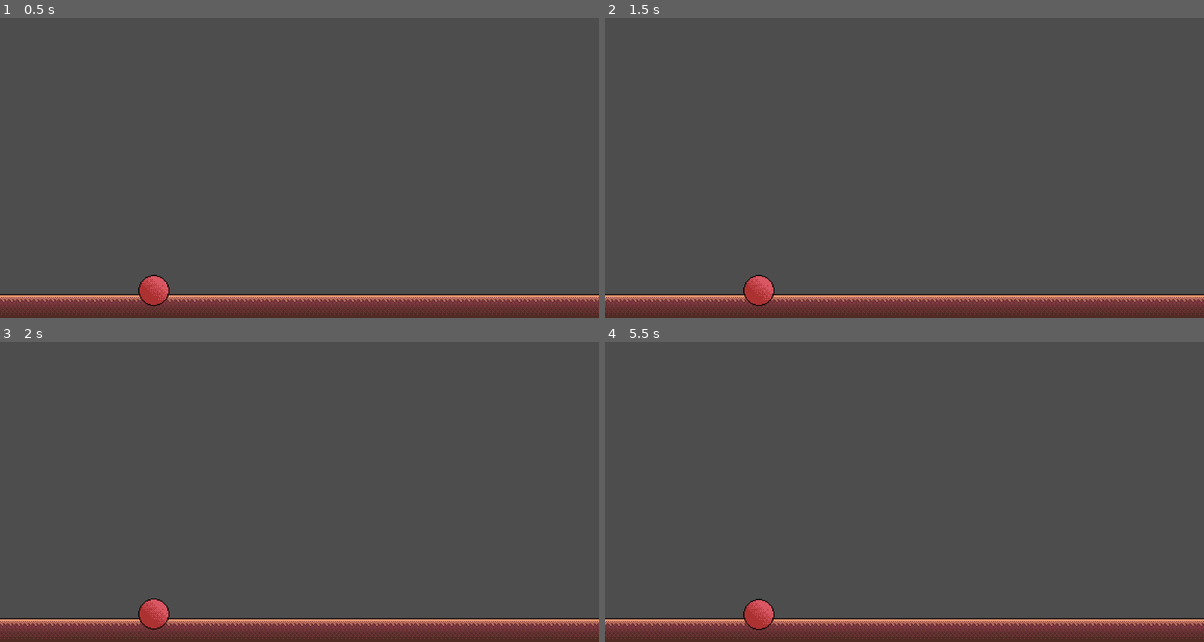
Above: before the commit, frames 1-4 (two rows, left to right).
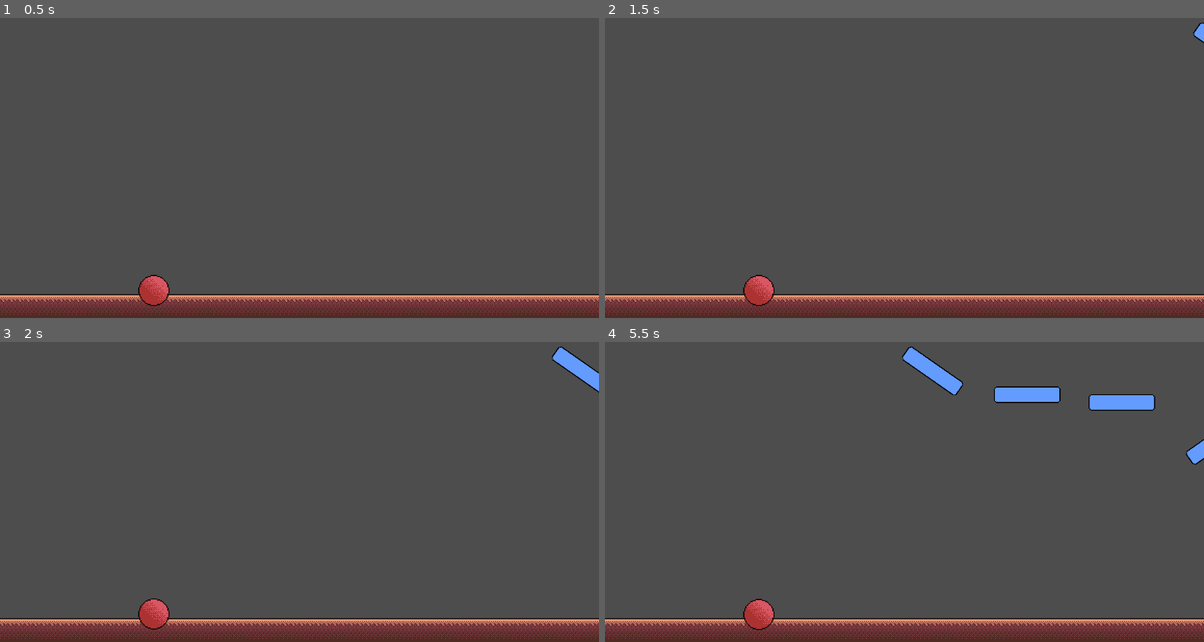
Above: after the commit, the same moments.

Repository: Mvgedev/joyride
Game: Godot game, scene res://scenes/game_scene.tscn
Two runs of this game, one before a commit and one after it. Both use one fixed random seed, a clock stepped at 60 frames per second and the inputs below.
Inputs:
- Up to frame 1 (0.5 s): no input
- Up to frame 2 (1.5 s): tap Enter (ui_accept) at 0.5, 0.77 s
- Up to frame 3 (2 s): tap Enter (ui_accept) at 1.52 s
- Up to frame 4 (5.5 s): tap Enter (ui_accept) at 3.02, 3.77, 4.52 s

Frame 1 is identical in both runs. In frame 2, less than 0.1% of the frame differs, in the area x 98-100%, y 1-9%; in frame 3, 0.5%; in frame 4, 2.0%, in the area x 49-100%, y 1-41%.

Commit message:
Hazard Management
- Added Hazard node as a Node2D child
- Added Killzone Area2D Node to manage collisions with player
- Added Hazard node for Enemy, Zapper and Missile (+ Missile warning)
- Added spawn logic for Zapper and Enemy
- Added despawn logic for hazards
TODO :
- Handle missiles (+ warning) system
- Health system and collision management with Hazard through Killzone

Diff:
--- /dev/null
+++ b/assets/sprite/zapper.gd
@@ -0,0 +1,24 @@
+extends Hazard
+
+func _ready() -> void:
+	rotation_spawn()
+
+func rotation_spawn():
+	var rot = 0
+	var i = randi_range(0,3)
+	print("Valeur de i: " + str(i))
+	match i:
+		0:
+			pass
+		1:
+			rot = -35
+		2:
+			rot = 90
+		3:
+			rot = 35
+	print("Valeur de rot: " + str(rot))
+	global_rotation_degrees = rot
+	position.y = randf_range(45, 250)
+
+func _process(delta: float) -> void:
+	position.x -= game_manager.zapper_speed * delta
--- a/scenes/enemy.tscn
+++ b/scenes/enemy.tscn
@@ -1,5 +1,6 @@
-[gd_scene load_steps=6 format=3 uid="uid://u0mvqkunudvx"]
+[gd_scene load_steps=7 format=3 uid="uid://u0mvqkunudvx"]
 
+[ext_resource type="Script" uid="uid://ddvlsv5a3nfbc" path="res://scripts/enemy.gd" id="1_4ra3w"]
 [ext_resource type="Texture2D" uid="uid://cxfrw8ah20vo5" path="res://assets/sprite/Enemy.png" id="1_7p1mj"]
 [ext_resource type="PackedScene" uid="uid://cd1ymsqih0ag7" path="res://scenes/killzone.tscn" id="2_md0e3"]
 
@@ -22,11 +23,14 @@
 radius = 14.035668
 
 [node name="Enemy" type="Node2D"]
+script = ExtResource("1_4ra3w")
+metadata/_custom_type_script = "uid://cgdi7gm0xukj2"
 
 [node name="AnimatedSprite2D" type="AnimatedSprite2D" parent="."]
 sprite_frames = SubResource("SpriteFrames_4ra3w")
 
 [node name="Killzone" parent="." instance=ExtResource("2_md0e3")]
+collision_mask = 3
 
 [node name="CollisionShape2D" type="CollisionShape2D" parent="Killzone"]
 shape = SubResource("CircleShape2D_4ra3w")
--- a/scenes/game_scene.tscn
+++ b/scenes/game_scene.tscn
@@ -1,7 +1,9 @@
-[gd_scene load_steps=5 format=3 uid="uid://k6ipuwviptmf"]
+[gd_scene load_steps=7 format=3 uid="uid://k6ipuwviptmf"]
 
 [ext_resource type="Texture2D" uid="uid://c0yng87jdr4hu" path="res://assets/sprite/bg_ground.png" id="1_onqr8"]
 [ext_resource type="PackedScene" uid="uid://bhell6isufwvh" path="res://scenes/player_character.tscn" id="1_w5aja"]
+[ext_resource type="Script" uid="uid://ca4x823pat04k" path="res://scripts/game_manager.gd" id="1_ycayy"]
+[ext_resource type="Script" uid="uid://clyuxkpo30lwg" path="res://scripts/hazard_manager.gd" id="2_bw6k5"]
 
 [sub_resource type="SegmentShape2D" id="SegmentShape2D_lxttp"]
 b = Vector2(0, 307)
@@ -13,6 +15,10 @@
 [node name="GameScene" type="Node2D"]
 
 [node name="GameManager" type="Node" parent="."]
+script = ExtResource("1_ycayy")
+
+[node name="HazardManager" type="Node" parent="GameManager"]
+script = ExtResource("2_bw6k5")
 
 [node name="Landscape" type="Node" parent="."]
 
@@ -53,9 +59,13 @@
 [node name="CollisionShape2D" type="CollisionShape2D" parent="Borders/Ceiling"]
 shape = SubResource("SegmentShape2D_w5aja")
 
+[node name="Hazards" type="Node" parent="."]
+
 [node name="Camera2D" type="Camera2D" parent="."]
 anchor_mode = 0
 zoom = Vector2(2, 2)
 
 [node name="PlayerCharacter" parent="." instance=ExtResource("1_w5aja")]
 position = Vector2(148, 293)
+
+[connection signal="area_entered" from="Borders/BorderLeft" to="GameManager" method="_on_border_left_area_entered"]
--- /dev/null
+++ b/scenes/hazard.tscn
@@ -0,0 +1,6 @@
+[gd_scene load_steps=2 format=3 uid="uid://da7uti2i34tw8"]
+
+[ext_resource type="Script" uid="uid://cgdi7gm0xukj2" path="res://scripts/hazard.gd" id="1_rxmjj"]
+
+[node name="Hazard" type="Node2D"]
+script = ExtResource("1_rxmjj")
--- a/scenes/killzone.tscn
+++ b/scenes/killzone.tscn
@@ -1,3 +1,8 @@
-[gd_scene format=3 uid="uid://cd1ymsqih0ag7"]
+[gd_scene load_steps=2 format=3 uid="uid://cd1ymsqih0ag7"]
+
+[ext_resource type="Script" uid="uid://dw07e25x222j2" path="res://scripts/killzone.gd" id="1_xlapc"]
 
 [node name="Killzone" type="Area2D"]
+script = ExtResource("1_xlapc")
+
+[connection signal="body_entered" from="." to="." method="_on_body_entered"]
--- a/scenes/missile.tscn
+++ b/scenes/missile.tscn
@@ -1,6 +1,7 @@
-[gd_scene load_steps=6 format=3 uid="uid://c2ss2gwb88fr"]
+[gd_scene load_steps=7 format=3 uid="uid://c2ss2gwb88fr"]
 
 [ext_resource type="Texture2D" uid="uid://c4vrikhv17vlh" path="res://assets/sprite/Missile.png" id="1_6cx5e"]
+[ext_resource type="Script" uid="uid://cx7x8wkov0f0t" path="res://scripts/missile.gd" id="1_35udt"]
 [ext_resource type="PackedScene" uid="uid://cd1ymsqih0ag7" path="res://scenes/killzone.tscn" id="2_35udt"]
 
 [sub_resource type="AtlasTexture" id="AtlasTexture_2swxv"]
@@ -23,11 +24,14 @@
 height = 28.0
 
 [node name="Missile" type="Node2D"]
+script = ExtResource("1_35udt")
+metadata/_custom_type_script = "uid://cgdi7gm0xukj2"
 
 [node name="AnimatedSprite2D" type="AnimatedSprite2D" parent="."]
 sprite_frames = SubResource("SpriteFrames_bd00w")
 
 [node name="Killzone" parent="." instance=ExtResource("2_35udt")]
+collision_mask = 3
 
 [node name="CollisionShape2D" type="CollisionShape2D" parent="Killzone"]
 rotation = 1.5707964
--- a/scenes/missile_warning.tscn
+++ b/scenes/missile_warning.tscn
@@ -1,5 +1,6 @@
-[gd_scene load_steps=4 format=3 uid="uid://5ge2e7wu22vs"]
+[gd_scene load_steps=5 format=3 uid="uid://5ge2e7wu22vs"]
 
+[ext_resource type="Script" uid="uid://dp5g3xfwb2snr" path="res://scripts/missile_warning.gd" id="1_mvnof"]
 [ext_resource type="Texture2D" uid="uid://c32vakutvlyqh" path="res://assets/sprite/Warning.png" id="1_t31tr"]
 
 [sub_resource type="AtlasTexture" id="AtlasTexture_mvnof"]
@@ -18,6 +19,8 @@
 }]
 
 [node name="Missile Warning" type="Node2D"]
+script = ExtResource("1_mvnof")
+metadata/_custom_type_script = "uid://cgdi7gm0xukj2"
 
 [node name="AnimatedSprite2D" type="AnimatedSprite2D" parent="."]
 sprite_frames = SubResource("SpriteFrames_8twbt")
--- a/scenes/player_character.tscn
+++ b/scenes/player_character.tscn
@@ -24,17 +24,6 @@
 [sub_resource type="CircleShape2D" id="CircleShape2D_6r27q"]
 radius = 14.035668
 
-[sub_resource type="ParticleProcessMaterial" id="ParticleProcessMaterial_6r27q"]
-particle_flag_disable_z = true
-emission_shape = 1
-emission_sphere_radius = 5.0
-spread = 0.0
-angular_velocity_min = -1.6093254e-05
-angular_velocity_max = -1.6093254e-05
-gravity = Vector3(0, 98, 0)
-scale_max = 3.0
-color = Color(1, 0.9098039, 0, 1)
-
 [node name="PlayerCharacter" type="RigidBody2D"]
 z_index = 5
 collision_layer = 2
@@ -55,14 +44,13 @@
 [node name="CollisionShape2D" type="CollisionShape2D" parent="Area2D"]
 shape = SubResource("CircleShape2D_6r27q")
 
-[node name="GPUParticles2D" type="GPUParticles2D" parent="."]
+[node name="CPUParticles2D" type="CPUParticles2D" parent="."]
 position = Vector2(0, 13)
 emitting = false
-amount = 40
-lifetime = 1.5
-speed_scale = 2.0
-randomness = 0.3
-process_material = SubResource("ParticleProcessMaterial_6r27q")
+amount = 20
+emission_shape = 1
+emission_sphere_radius = 3.5
+spread = 60.0
 
 [connection signal="body_entered" from="Area2D" to="." method="_on_area_2d_body_entered"]
 [connection signal="body_exited" from="Area2D" to="." method="_on_area_2d_body_exited"]
--- a/scenes/zapper.tscn
+++ b/scenes/zapper.tscn
@@ -1,6 +1,7 @@
-[gd_scene load_steps=6 format=3 uid="uid://glftydw8buuf"]
+[gd_scene load_steps=7 format=3 uid="uid://glftydw8buuf"]
 
 [ext_resource type="Texture2D" uid="uid://xib48otgrg5" path="res://assets/sprite/Zapper.png" id="1_iivta"]
+[ext_resource type="Script" uid="uid://crhomen136pj3" path="res://assets/sprite/zapper.gd" id="1_tgqbo"]
 [ext_resource type="PackedScene" uid="uid://cd1ymsqih0ag7" path="res://scenes/killzone.tscn" id="2_rwb7l"]
 
 [sub_resource type="AtlasTexture" id="AtlasTexture_rwb7l"]
@@ -19,16 +20,18 @@
 }]
 
 [sub_resource type="RectangleShape2D" id="RectangleShape2D_tgqbo"]
-size = Vector2(14, 60)
+size = Vector2(61, 12)
 
 [node name="Zapper" type="Node2D"]
+script = ExtResource("1_tgqbo")
+metadata/_custom_type_script = "uid://cgdi7gm0xukj2"
 
 [node name="AnimatedSprite2D" type="AnimatedSprite2D" parent="."]
 sprite_frames = SubResource("SpriteFrames_tgqbo")
 
 [node name="Killzone" parent="." instance=ExtResource("2_rwb7l")]
+collision_mask = 3
 
 [node name="CollisionShape2D" type="CollisionShape2D" parent="Killzone"]
-position = Vector2(0, -4.5896954e-07)
-rotation = 1.5707964
+position = Vector2(-0.5, 0)
 shape = SubResource("RectangleShape2D_tgqbo")
--- /dev/null
+++ b/scripts/enemy.gd
@@ -0,0 +1,12 @@
+extends Hazard
+
+var offset_enemy = 10
+
+# Called when the node enters the scene tree for the first time.
+func _ready() -> void:
+	position.y = get_tree().current_scene.get_node("Borders/Ground").position.y - offset_enemy
+
+
+# Called every frame. 'delta' is the elapsed time since the previous frame.
+func _process(delta: float) -> void:
+	position.x -= game_manager.enemy_speed * delta
--- /dev/null
+++ b/scripts/game_manager.gd
@@ -0,0 +1,39 @@
+extends Node
+
+# Spawners
+@onready var border_right: Area2D = $"../Borders/BorderRight"
+
+# Hazard Manager
+@onready var hazard_manager: Node = $HazardManager
+var zapper_speed = 70
+var enemy_speed = 110
+var missile_speed = 150
+
+# Called when the node enters the scene tree for the first time.
+func _ready() -> void:
+	spawn_hazard()
+	await get_tree().create_timer(1.3).timeout
+	spawn_hazard()
+	await get_tree().create_timer(1.3).timeout
+	spawn_hazard()
+	await get_tree().create_timer(1.3).timeout
+	spawn_hazard()
+
+func spawn_hazard():
+	var hazard = hazard_manager.rand_hazard()
+	if hazard != null:
+		hazard.game_manager = self
+		get_tree().current_scene.get_node("Hazards").call_deferred("add_child", hazard)
+		hazard.position.x = border_right.position.x
+
+func rand_hazard() -> Node2D:
+	return null
+
+# Called every frame. 'delta' is the elapsed time since the previous frame.
+func _process(delta: float) -> void:
+	pass
+
+
+func _on_border_left_area_entered(area: Area2D) -> void:
+	area.get_parent().queue_free()
+	spawn_hazard()
--- /dev/null
+++ b/scripts/hazard.gd
@@ -0,0 +1,4 @@
+extends Node2D
+class_name Hazard
+
+var game_manager = null
--- /dev/null
+++ b/scripts/hazard_manager.gd
@@ -0,0 +1,39 @@
+extends Node
+
+# Hazard management
+enum HAZARD_TYPE {NONE, ZAPPER, ENEMY}
+var last_hazard = HAZARD_TYPE.NONE
+
+# Hazard resources
+var ZAPPER = preload("res://scenes/zapper.tscn")
+var ENEMY = preload("res://scenes/enemy.tscn")
+var MISSILE = preload("res://scenes/missile.tscn")
+var MISSILE_WARNING = preload("res://scenes/missile_warning.tscn")
+
+
+# Called when the node enters the scene tree for the first time.
+func _ready() -> void:
+	pass # Replace with function body.
+
+
+func rand_hazard() -> Node2D:
+	var rand_hzrd = randi_range(1, HAZARD_TYPE.size() - 1)
+	print("Print hazard: " + str(rand_hzrd))
+	if rand_hzrd != last_hazard:
+		return get_hazard(rand_hzrd)
+	else:
+		return get_hazard(HAZARD_TYPE.ZAPPER)
+
+func get_hazard(hazard_type : HAZARD_TYPE) -> Node2D:
+	var ret = null
+	match hazard_type:
+		HAZARD_TYPE.NONE:
+			pass
+		HAZARD_TYPE.ZAPPER:
+			ret = ZAPPER.instantiate()
+		HAZARD_TYPE.ENEMY:
+			ret = ENEMY.instantiate()
+		#HAZARD_TYPE.MISSILE:
+		#	ret = MISSILE_WARNING.instantiate()
+	last_hazard = hazard_type
+	return ret
--- /dev/null
+++ b/scripts/killzone.gd
@@ -0,0 +1,4 @@
+extends Area2D
+
+func _on_body_entered(body: Node2D) -> void:
+	pass # Replace with function body.
--- /dev/null
+++ b/scripts/missile.gd
@@ -0,0 +1,11 @@
+extends Hazard
+
+
+# Called when the node enters the scene tree for the first time.
+func _ready() -> void:
+	pass # Replace with function body.
+
+
+# Called every frame. 'delta' is the elapsed time since the previous frame.
+func _process(delta: float) -> void:
+	pass
--- /dev/null
+++ b/scripts/missile_warning.gd
@@ -0,0 +1,11 @@
+extends Hazard
+
+
+# Called when the node enters the scene tree for the first time.
+func _ready() -> void:
+	pass # Replace with function body.
+
+
+# Called every frame. 'delta' is the elapsed time since the previous frame.
+func _process(delta: float) -> void:
+	pass
--- a/scripts/player_character.gd
+++ b/scripts/player_character.gd
@@ -3,7 +3,7 @@
 #jetpack values
 var max_velocity = -300
 var max_downfall = 400
-@onready var gpu_particles_2d: GPUParticles2D = $GPUParticles2D
+@onready var gpu_particles_2d: CPUParticles2D = $CPUParticles2D
 
 enum EQUIPMENT {JETPACK, CLOUD, MOTO}
 
Not shown, added: assets/sprite/zapper.gd.uid
Not shown: 1 places in scenes/player_character.tscn that only renumber resources
Not shown, added: scripts/enemy.gd.uid
Not shown, added: scripts/game_manager.gd.uid
Not shown, added: scripts/hazard.gd.uid
Not shown, added: scripts/hazard_manager.gd.uid
Not shown, added: scripts/killzone.gd.uid
Not shown, added: scripts/missile.gd.uid
Not shown, added: scripts/missile_warning.gd.uid
